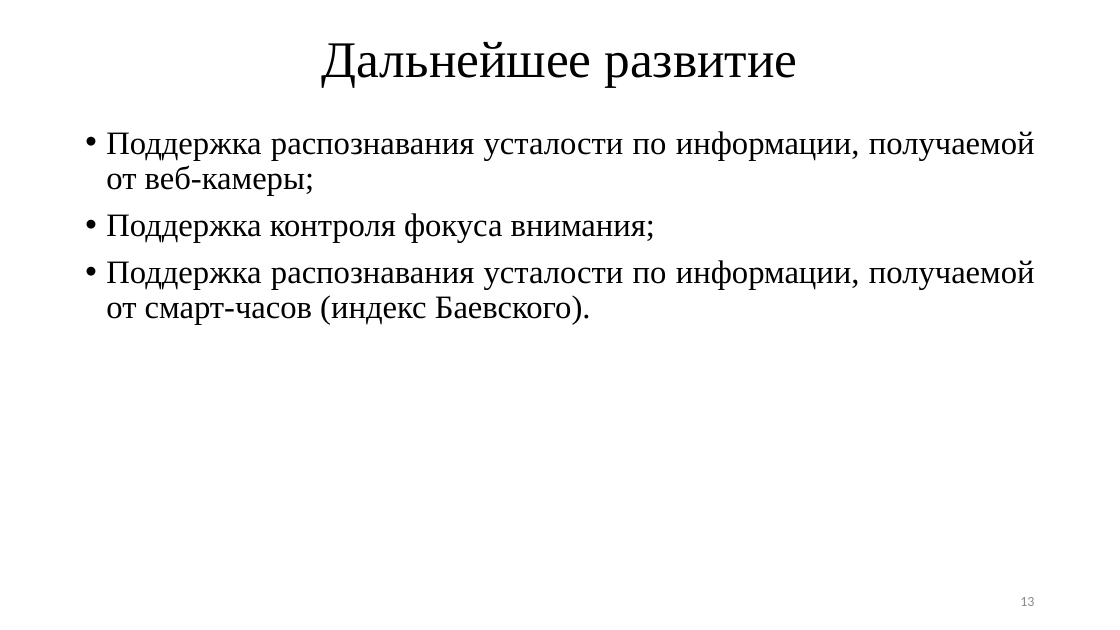
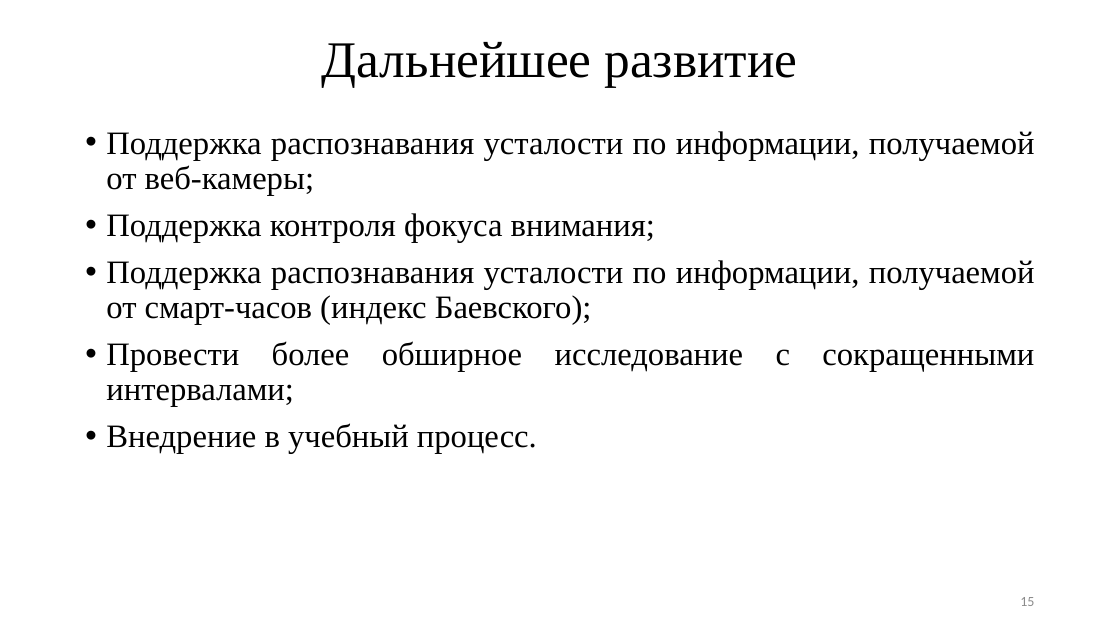
Before and after one commit to TheSawIsTheLaw/FatigueRecognitionSystem, a slide deck: slide 15 of Presentation/presentation.pptx (slide 13 before the commit). Drawn at 1120x630 pixels with LibreOffice and Linux fonts; fonts in the diff are those of the drawing. Boxes give left, top, right and bottom in pixels: in the first picture for what was removed or moved away, otherwise in the second. Text is boxed around its words. In the diff, an @@ line names an element or a change of style, - is before the commit and + after.

```diff
--- a/Presentation/presentation.pptx
+++ b/Presentation/presentation.pptx
@@ text at box(106, 260, 1035, 454): text changed @@
-• Поддержка распознавания усталости по информации, получаемой от смарт-часов (индекс Баевского).
+• Поддержка распознавания усталости по информации, получаемой от смарт-часов (индекс Баевского);
+• Провести более обширное исследование с сокращенными интервалами;
+• Внедрение в учебный процесс.
```
Also in this commit, not shown: 11 other slides changed, 2 slides added, 29 other files.
